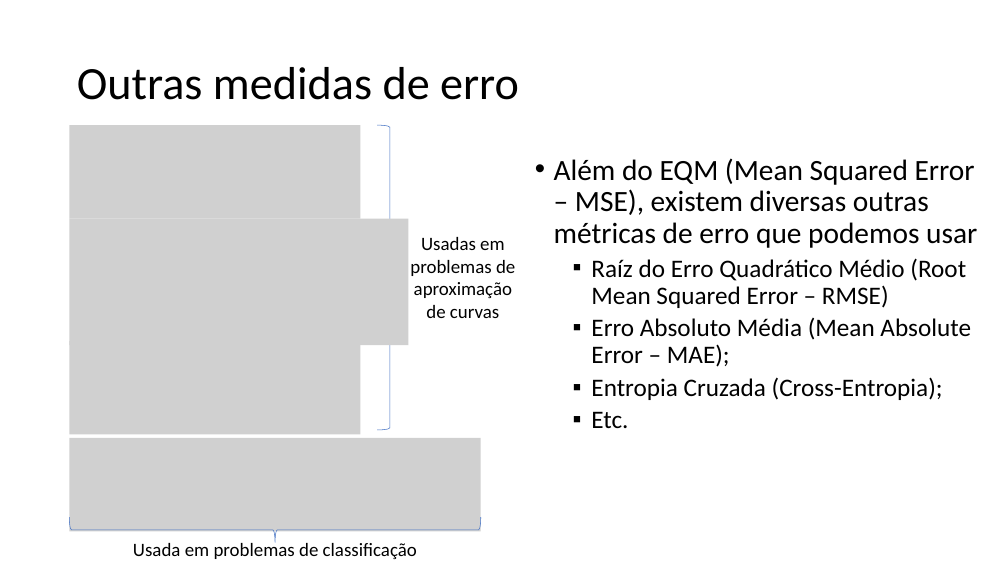
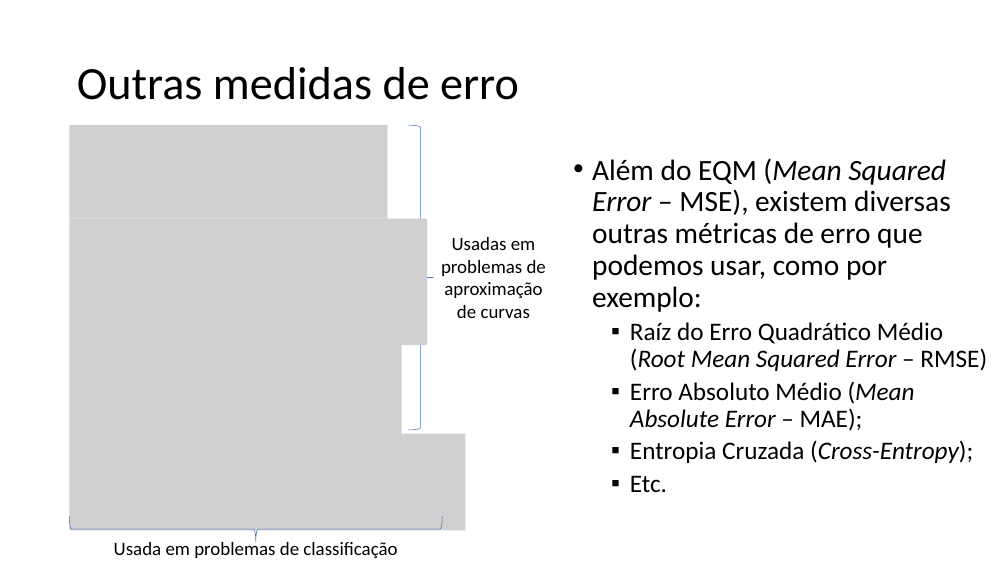
Before and after one commit to zz4fap/tp557-iot-ml, a slide deck: slide 15 of slides/TP557_5_Medindo_a_precisão_de_um_modelo_de_ML.pptx (slide 14 before the commit). Drawn at 1008x567 pixels with LibreOffice and Linux fonts; fonts in the diff are those of the drawing; grey boxes stand for pictures. Boxes give left, top, right and bottom in pixels: in the first picture for what was removed or moved away, otherwise in the second. Text is boxed around its words. In the diff, an @@ line names an element or a change of style, - is before the commit and + after.

```diff
--- a/slides/TP557_5_Medindo_a_precisão_de_um_modelo_de_ML.pptx
+++ b/slides/TP557_5_Medindo_a_precisão_de_um_modelo_de_ML.pptx
@@ picture: place and size @@
-picture at box(70, 125, 361, 219)
+picture at box(70, 125, 388, 219)
@@ right brace: place and size @@
-right brace at box(377, 125, 403, 430)
+right brace at box(408, 125, 433, 430)
@@ text "Além do EQM (Mean Squared ...": place and size @@
-text "Além do EQM (Mean Squared ..." at box(554, 158, 977, 428)
+text "Além do EQM (Mean Squared ..." at box(592, 158, 987, 492)
@@ text at box(592, 158, 951, 312): text changed @@
-• Além do EQM (Mean Squared Error – MSE), existem diversas outras métricas de erro que podemos usar
+• Além do EQM (Mean Squared Error – MSE), existem diversas outras métricas de erro que podemos usar, como por exemplo:
@@ picture: place and size @@
-picture at box(70, 219, 409, 345)
+picture at box(70, 219, 428, 345)
@@ text "Usadas em problemas de aproximação ...": place and size @@
-text "Usadas em problemas de aproximação ..." at box(410, 237, 515, 318)
+text "Usadas em problemas de aproximação ..." at box(441, 237, 546, 318)
@@ text at box(630, 322, 987, 371): italic on in "(Root Mean Squared Error" @@
@@ picture: place and size @@
-picture at box(70, 341, 361, 435)
+picture at box(70, 341, 402, 435)
@@ text at box(630, 381, 973, 463): text changed @@
-  ▪ Erro Absoluto Média (Mean Absolute Error – MAE);
-  ▪ Entropia Cruzada (Cross-Entropia);
+  ▪ Erro Absoluto Médio (Mean Absolute Error – MAE);
+  ▪ Entropia Cruzada (Cross-Entropy);
@@ picture: place and size @@
-picture at box(70, 438, 481, 532)
+picture at box(70, 434, 466, 531)
@@ right brace: place and size @@
-right brace at box(70, 517, 481, 543)
+right brace at box(69, 516, 442, 542)
@@ text "Usada em problemas de classificação": place and size @@
-text "Usada em problemas de classificação" at box(133, 540, 417, 559)
+text "Usada em problemas de classificação" at box(114, 539, 397, 558)
```
Also in this commit, not shown: 14 other slides changed, 7 slides added, 1 other file.
